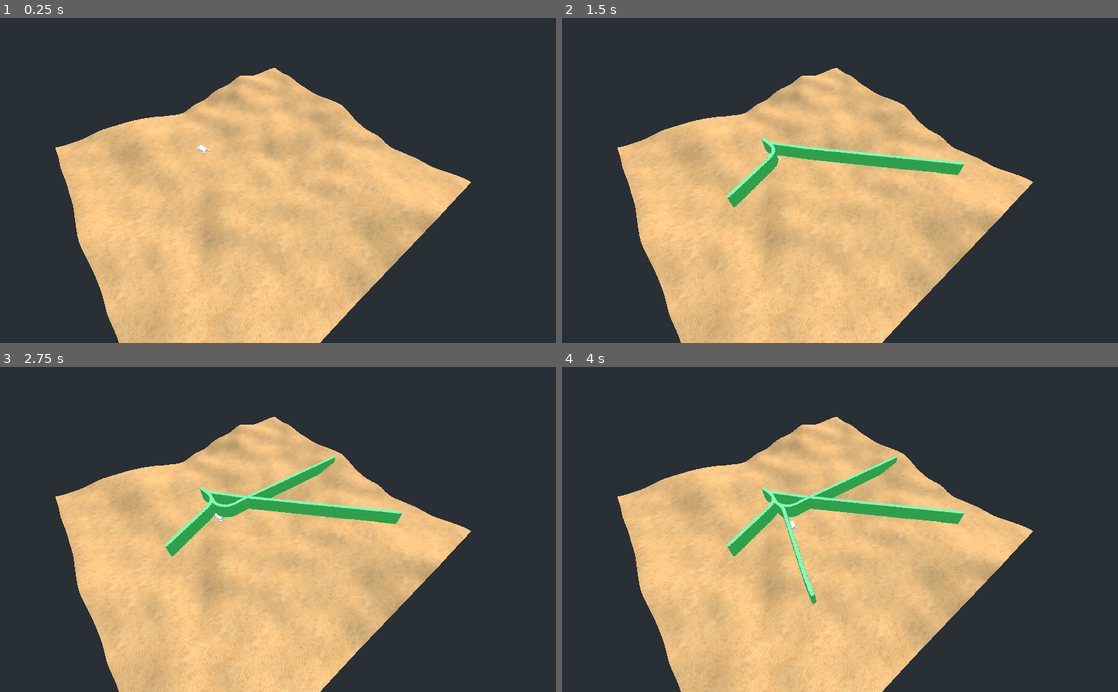
Above: before the commit, frames 1-4 (two rows, left to right).
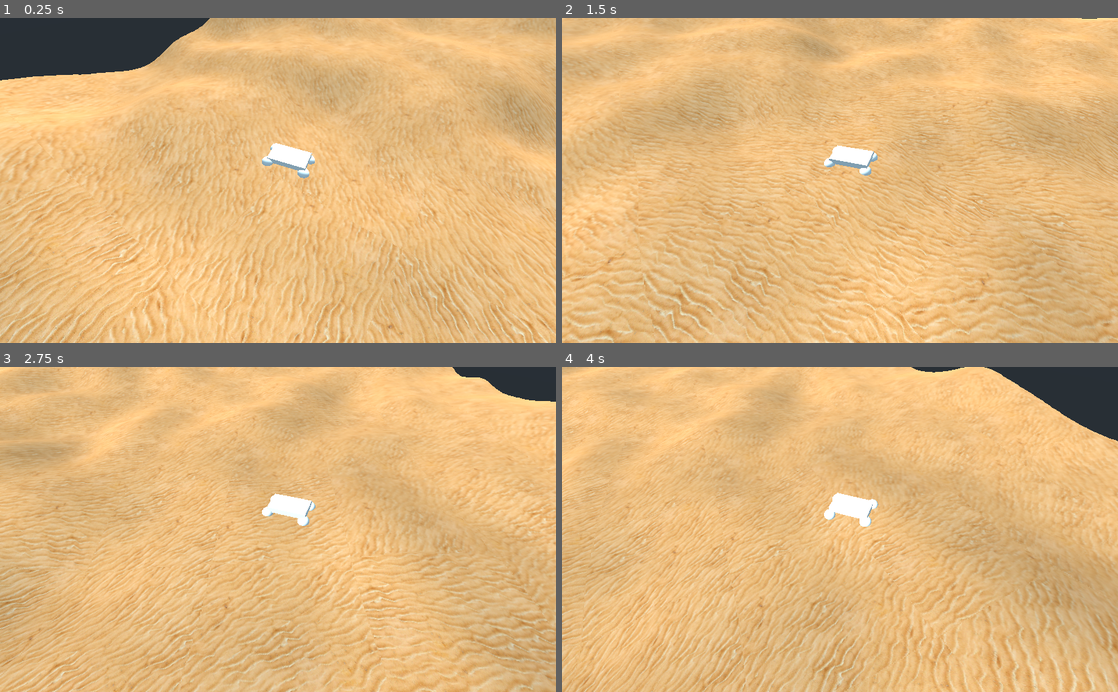
Above: after the commit, the same moments.

Repository: RealmHost002/game_about_desert_and_corovans
Game: Godot game, scene res://main.tscn
Two runs of this game, one before a commit and one after it. Both use one fixed random seed, a clock stepped at 60 frames per second and the inputs below.
Inputs (mouse positions are in pixels of both pictures, inside the frame that each line leads up to):
- Up to frame 1 (0.25 s): no input
- Up to frame 2 (1.5 s): move the mouse to (962, 164) at 0.52 s; hold 1 (TEST_BUTTON_1, bound only after the commit) 0.53-1.28 s; click (962, 164) at 0.67 s; move the mouse to (728, 196) at 1.27 s; tap 1 (TEST_BUTTON_1, bound only after the commit) at 1.35 s; click (728, 196) at 1.42 s
- Up to frame 3 (2.75 s): move the mouse to (333, 458) at 2.02 s; hold 1 (TEST_BUTTON_1, bound only after the commit) from 2.03 s (still down); click (333, 458) at 2.17 s
- Up to frame 4 (4 s): move the mouse to (812, 594) at 2.77 s; release 1 (TEST_BUTTON_1, bound only after the commit) at 2.78 s; tap 1 (TEST_BUTTON_1, bound only after the commit) at 2.85 s; click (812, 594) at 2.92 s; move the mouse to (1006, 578) at 3.52 s; hold 1 (TEST_BUTTON_1, bound only after the commit) from 3.53 s (still down); click (1006, 578) at 3.67 s

The runs differ from the first frame. In frame 1, 64% of the frame differs, in the area x 0-100%, y 0-100%; in frame 2, 71%; in frame 3, 71%; in frame 4, 69%.

Commit message:
Pause and path color

Diff:
--- /dev/null
+++ b/BGMASTER.gd
@@ -0,0 +1,33 @@
+extends Spatial
+
+var gamestate = true #true if unpause, false if pause
+
+
+# Called when the node enters the scene tree for the first time.
+func _ready():
+#	for node in get_node("../cars").get_children():
+#		node.set_process(false)
+	pass # Replace with function body.
+
+
+func _input(event):
+	if event.is_action_pressed("TEST_BUTTON_1"):
+		GAME_UNPAUSE()
+
+func GAME_UNPAUSE():
+	for node in get_node("../cars").get_children():
+		node.set_process(true)
+		node.hide_path()
+		gamestate = 1
+		get_node("StepTimer").start()
+
+func GAME_PAUSE():
+	for node in get_node("../cars").get_children():
+		node.set_process(false)
+		gamestate = 0
+
+
+
+func _on_StepTimer_timeout():
+	GAME_PAUSE()
+	pass # Replace with function body.
--- a/car.gd
+++ b/car.gd
@@ -14,6 +14,7 @@
 
 # Called when the node enters the scene tree for the first time.
 func _ready():
+	forward = (get_node("dirs/forward").global_transform.origin - self.global_transform.origin).normalized()
 	ntex = preload("res://noise.tres")
 	yield(ntex, "changed")
 	image = ntex.get_data()
@@ -42,25 +43,59 @@
 			s_height += wheel.global_transform.origin.y
 		s_height = s_height/4 + clearance
 		self.global_transform.origin.y = s_height
-	get_node("body").rotation_degrees.x = (-get_node("wheels/fl").global_transform.origin.y - get_node("wheels/fr").global_transform.origin.y + get_node("wheels/rl").global_transform.origin.y + get_node("wheels/rr").global_transform.origin.y) * 50
+#	get_node("body").rotation_degrees.x = (-get_node("wheels/fl").global_transform.origin.y - get_node("wheels/fr").global_transform.origin.y + get_node("wheels/rl").global_transform.origin.y + get_node("wheels/rr").global_transform.origin.y) * 50
 #	get_node("body").rotation_degrees.z = (-get_node("wheels/fl").global_transform.origin.y + get_node("wheels/fr").global_transform.origin.y - get_node("wheels/rl").global_transform.origin.y + get_node("wheels/rr").global_transform.origin.y) * 50
+	var vec1 = get_node("wheels/fr").global_transform.origin - get_node("wheels/rl").global_transform.origin
+	var vec2 = get_node("wheels/fl").global_transform.origin - get_node("wheels/rr").global_transform.origin
+	get_node("body").rotation = Vector3(0,0,0)
+	var vec01 = vec1
+	vec01.y = 0
+	var vec02 = vec2
+	vec01.y = 0
+	var a1 = vec01.angle_to(vec1) * sign(vec1.y)
+	var a2 = vec02.angle_to(vec2) * sign(vec2.y)
+	get_node("body").global_rotate(vec01.cross(Vector3(0, 1, 0)).normalized(), a1)
+	get_node("body").global_rotate(vec02.cross(Vector3(0, 1, 0)).normalized(), a2)
 
 
 
+
+
+
+
+
+
+
+
+
+
+
+func hide_path():
+	for child in get_node("Mypath").get_children():
+		child.queue_free()
+	pass
+
+
 func show_path():
+	hide_path()
 	var f = forward
 	var p = self.global_transform.origin
 	p.y = 2
 	var c = 0
 	while (p - destination).length() > 0.1:
 		var m = MeshInstance.new()
-		m.mesh = load("res://new_cubemesh.tres")
-		get_parent().add_child(m)
+		if c < 20:
+			m.mesh = load("res://new_cubemesh_green.tres")
+		else:
+			m.mesh = load("res://new_cubemesh.tres")
+		get_node("Mypath").add_child(m)
 		m.global_transform.origin = p
 		f = f.rotated(Vector3(0,1,0), sign(f.cross(destination - p).y) * 0.1 * rotation_speed)
 		p += f * 0.1 * speed
 		print((p - destination).length())
 		c += 1
+#		if c < 10:
+#			m.mesh.surface_set_material(0, load("res://green_color.tres"))
 		if c > 1000:
 #			print(1)
 			break
@@ -70,11 +105,12 @@
 
 
 func _on_StaticBody_input_event(camera, event, click_position, click_normal, shape_idx):
-	if event is InputEventMouseButton and event.pressed:
+	if event is InputEventMouseButton and event.pressed and !get_node("../../BGMASTER").gamestate:
 		destination = click_position
 		destination.y = 2
 		var m = MeshInstance.new()
 		m.mesh = load("res://new_cubemesh.tres")
-		get_parent().add_child(m)
+		get_node("Mypath").add_child(m)
+#		m.scale = Vector3(10, 10, 10)
 		m.global_transform.origin = destination
 		show_path()
--- a/car.tscn
+++ b/car.tscn
@@ -43,3 +43,6 @@
 
 [node name="right" type="Position3D" parent="dirs"]
 transform = Transform( 1, 0, 0, 0, 1, 0, 0, 0, 1, -6.16012, 0, 0 )
+
+[node name="Mypath" type="Spatial" parent="."]
+transform = Transform( 4, 0, 0, 0, 4, 0, 0, 0, 4, 0, 0, 0 )
--- /dev/null
+++ b/green_color.tres
@@ -0,0 +1,4 @@
+[gd_resource type="SpatialMaterial" format=2]
+
+[resource]
+albedo_color = Color( 0.345098, 1, 0.415686, 1 )
--- a/main.tscn
+++ b/main.tscn
@@ -1,8 +1,9 @@
-[gd_scene load_steps=6 format=2]
+[gd_scene load_steps=7 format=2]
 
 [ext_resource path="res://desert.tres" type="Material" id=1]
 [ext_resource path="res://car.tscn" type="PackedScene" id=2]
 [ext_resource path="res://new_cubemesh.tres" type="CubeMesh" id=3]
+[ext_resource path="res://BGMASTER.gd" type="Script" id=4]
 
 [sub_resource type="PlaneMesh" id=1]
 size = Vector2( 20, 20 )
@@ -39,4 +40,17 @@
 
 [node name="Spatial" parent="cars" instance=ExtResource( 2 )]
 transform = Transform( 0.0866914, 0, 0.0498458, 0, 0.1, 0, -0.0498458, 0, 0.0866914, 8.33483, 2.15083, 5.66938 )
+
+[node name="Camera2" type="Camera" parent="cars/Spatial"]
+transform = Transform( 3.68222, 7.15444, -5.93761, 0, 6.38633, 7.69511, 9.29738, -2.83351, 2.35159, -27.069, 27.9106, 8.6294 )
+current = true
+
+[node name="BGMASTER" type="Spatial" parent="."]
+script = ExtResource( 4 )
+
+[node name="StepTimer" type="Timer" parent="BGMASTER"]
+wait_time = 2.0
+one_shot = true
+autostart = true
 [connection signal="input_event" from="StaticBody" to="cars/Spatial" method="_on_StaticBody_input_event"]
+[connection signal="timeout" from="BGMASTER/StepTimer" to="BGMASTER" method="_on_StepTimer_timeout"]
--- a/new_cubemesh.tres
+++ b/new_cubemesh.tres
@@ -1,7 +1,7 @@
 [gd_resource type="CubeMesh" load_steps=2 format=2]
 
 [sub_resource type="SpatialMaterial" id=1]
-albedo_color = Color( 0.345098, 1, 0.415686, 1 )
+albedo_color = Color( 0.960784, 0.345098, 0.0431373, 1 )
 
 [resource]
 material = SubResource( 1 )
--- /dev/null
+++ b/new_cubemesh_green.tres
@@ -0,0 +1,7 @@
+[gd_resource type="CubeMesh" load_steps=2 format=2]
+
+[ext_resource path="res://green_color.tres" type="Material" id=1]
+
+[resource]
+material = ExtResource( 1 )
+size = Vector3( 0.2, 1, 0.2 )
--- a/project.godot
+++ b/project.godot
@@ -23,6 +23,14 @@
 
 window/stretch/mode="viewport"
 
+[input]
+
+TEST_BUTTON_1={
+"deadzone": 0.5,
+"events": [ Object(InputEventKey,"resource_local_to_scene":false,"resource_name":"","device":0,"alt":false,"shift":false,"control":false,"meta":false,"command":false,"pressed":false,"scancode":49,"unicode":0,"echo":false,"script":null)
+ ]
+}
+
 [rendering]
 
 quality/driver/driver_name="GLES2"
